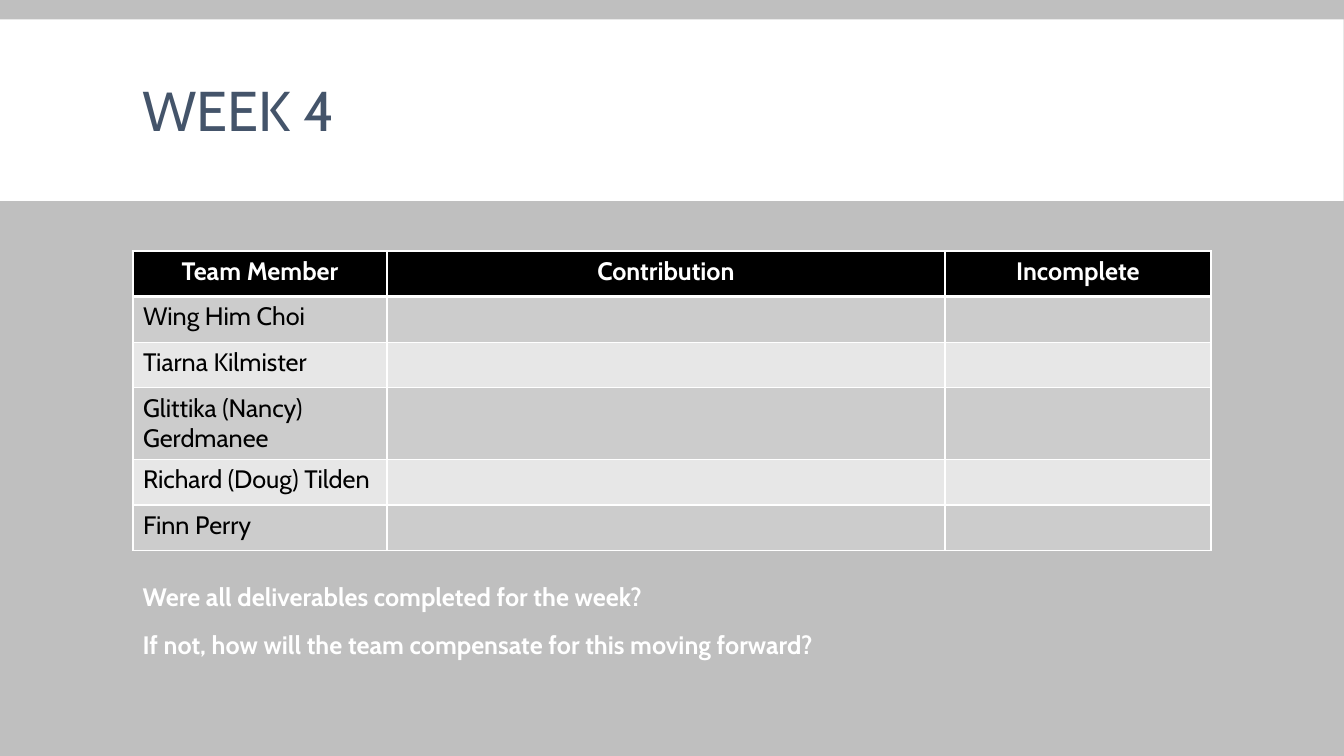
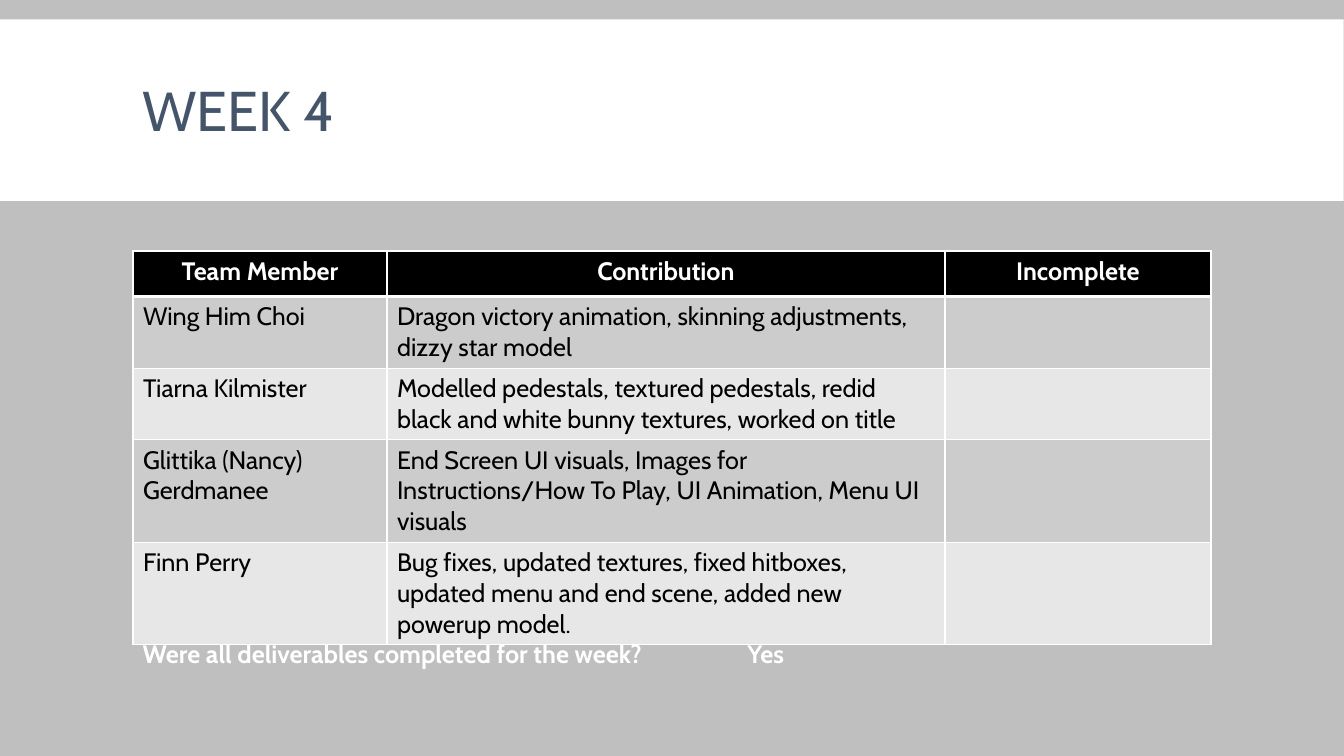
Before and after one commit to glittika-gerdmanee/1st-Year-Group-Major-Project, a slide deck: slide 6 of Documents/Weekly Production Logs/Fermata_ProductionLog_week4.pptx. Drawn at 1344x756 pixels with LibreOffice and Linux fonts; fonts in the diff are those of the drawing. Boxes give left, top, right and bottom in pixels: in the first picture for what was removed or moved away, otherwise in the second. Text is boxed around its words. In the diff, an @@ line names an element or a change of style, - is before the commit and + after.

Commit message:
Updated week 4 production log

```diff
--- a/Documents/Weekly Production Logs/Fermata_ProductionLog_week4.pptx
+++ b/Documents/Weekly Production Logs/Fermata_ProductionLog_week4.pptx
@@ table at box(133, 251, 1212, 643) @@
-row 2: Wing Him Choi |  | 
-row 3: Tiarna Kilmister |  | 
-row 4: Glittika (Nancy) Gerdmanee |  | 
-row 5: Richard (Doug) Tilden |  | 
-row 6: Finn Perry |  | 
+row 2: Wing Him Choi | Dragon victory animation, skinning adjustments, dizzy star model | 
+row 3: Tiarna Kilmister | Modelled pedestals, textured pedestals, redid black and white bunny textures, worked on title | 
+row 4: Glittika (Nancy) Gerdmanee | End Screen UI visuals, Images for Instructions/How To Play, UI Animation, Menu UI visuals | 
+row 5: Finn Perry | Bug fixes, updated textures, fixed hitboxes, updated menu and end scene, added new powerup model. | 
@@ text at box(143, 642, 784, 669): text changed @@
-Were all deliverables completed for the week?
-If not, how will the team compensate for this moving forward?
+Were all deliverables completed for the week? Yes
```
Also in this commit, not shown: 2 other slides changed.
